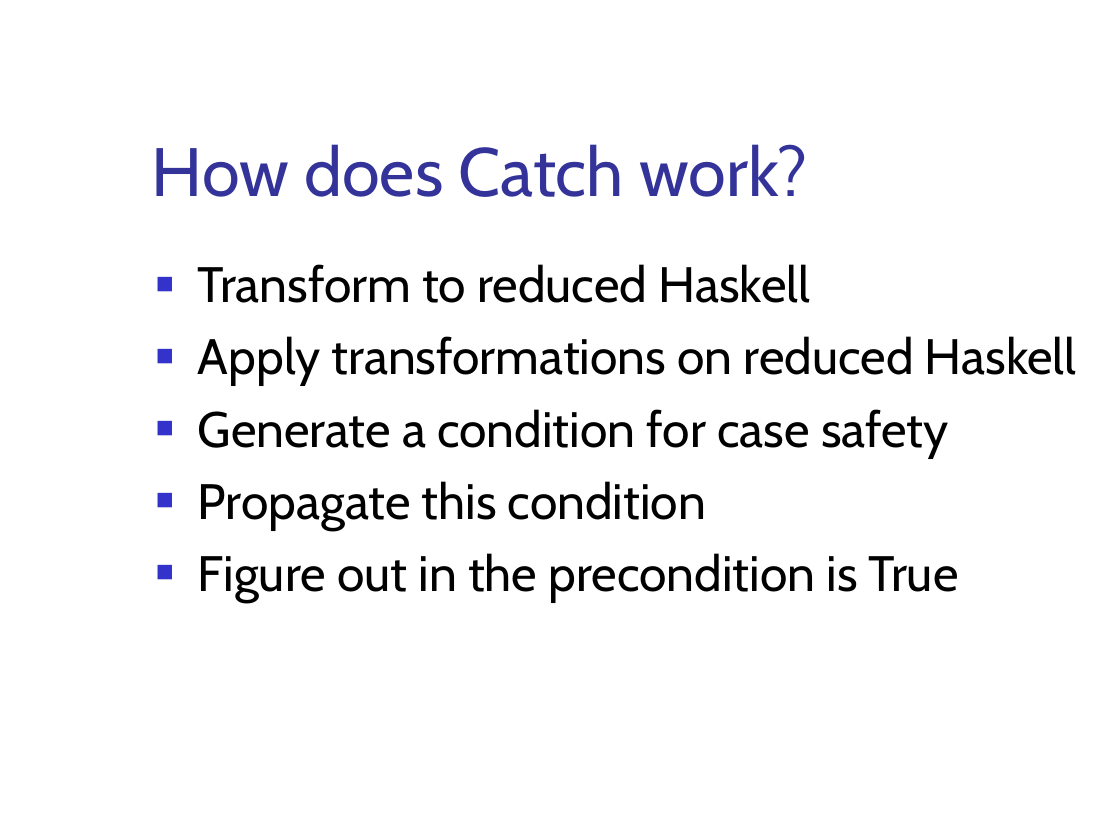
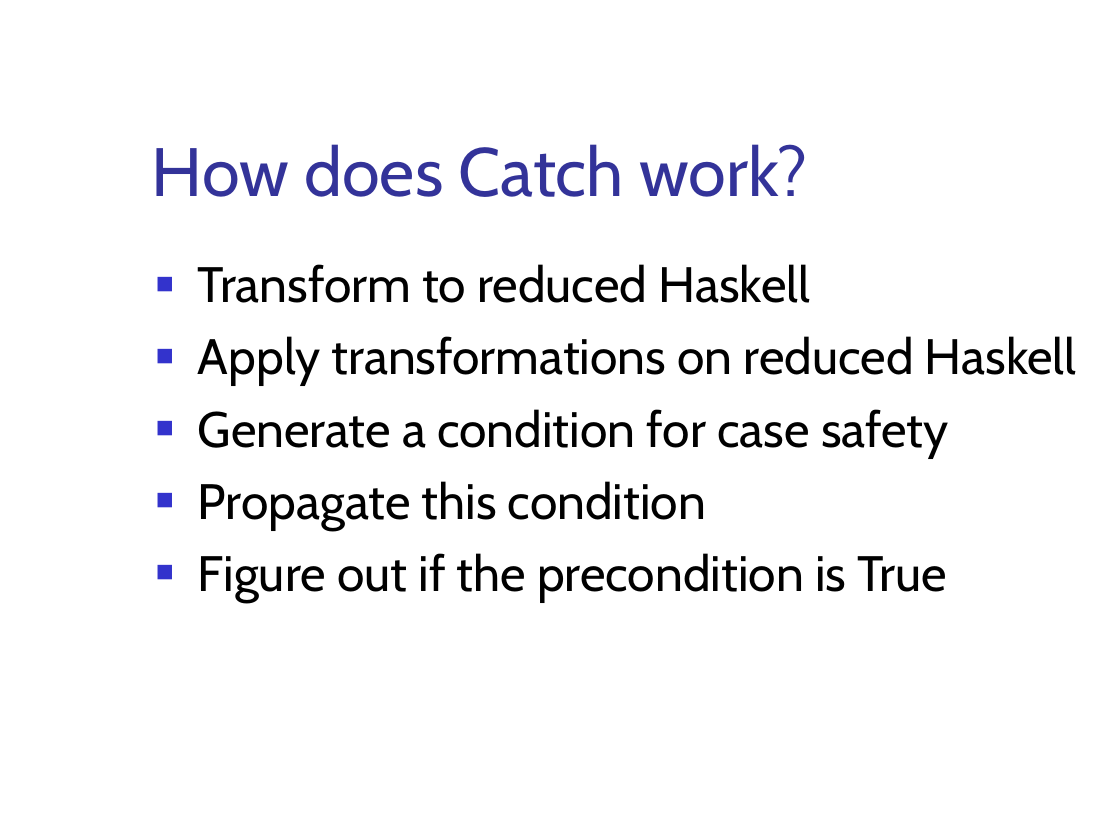
Before and after one commit to ndmitchell/catch, a slide deck: slide 5 of academic/bctcs-2006/catch.ppt. Drawn at 1120x840 pixels with LibreOffice and Linux fonts; fonts in the diff are those of the drawing; background and template pictures are left out. Boxes give left, top, right and bottom in pixels: in the first picture for what was removed or moved away, otherwise in the second. Text is boxed around its words. In the diff, an @@ line names an element or a change of style, - is before the commit and + after.

```diff
--- a/academic/bctcs-2006/catch.ppt
+++ b/academic/bctcs-2006/catch.ppt
@@ text at [198, 553, 947, 601]: text changed @@
-■ Figure out in the precondition is True
+■ Figure out if the precondition is True
```
Also in this commit, not shown: 2 other slides changed, 7 slides added.
